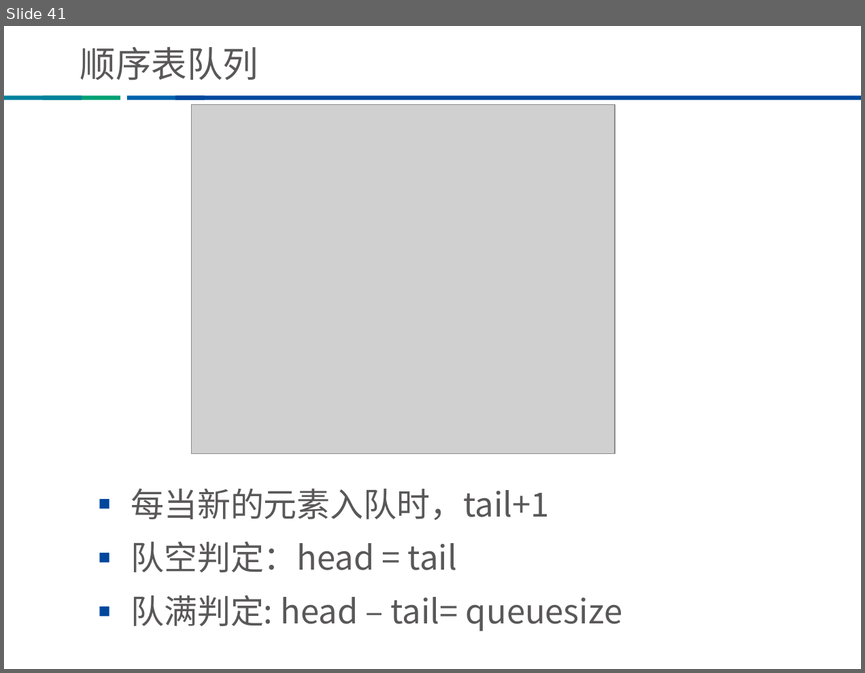
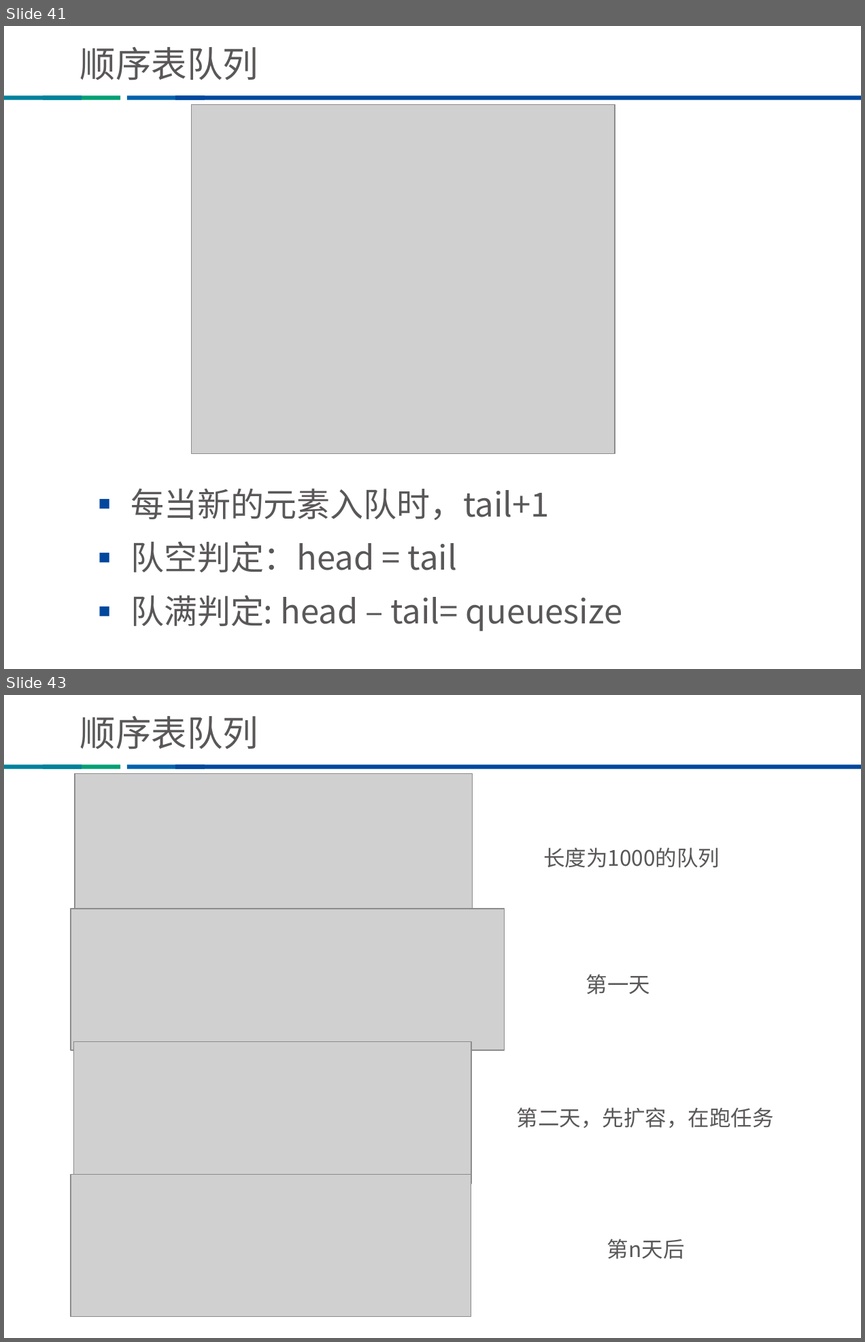
Before and after one commit to Tsaishichung/-, a slide deck: ppt/数据结构与算法分享/数据结构与算法（上）.ppt. Shown one above the other, each under a label of ours: slide 41 before the commit, slides 41 and 43 after it; the slides between them are not shown. The pictures are 865x673 and 865x1342 pixels, drawn with LibreOffice and Linux fonts; fonts in the diff are those of the drawing; grey boxes stand for pictures; background and template pictures are left out. Boxes give left, top, right and bottom in pixels: in the first picture for what was removed or moved away, otherwise in the second. Text is boxed around its words. In the diff, an @@ line names an element or a change of style, - is before the commit and + after.

```diff
--- a/ppt/数据结构与算法分享/数据结构与算法（上）.ppt
+++ b/ppt/数据结构与算法分享/数据结构与算法（上）.ppt
@@ slide 43 added at box(4, 695, 861, 1338), background #FFFFFF; not listed: 4 template elements that a slide beside it also shows @@
@@ title added at box(80, 716, 258, 749), 30 pt, text #595757 @@
+顺序表队列
@@ picture added at box(74, 773, 472, 915) @@
@@ text added at box(543, 847, 719, 868), 18 pt, text #595757 @@
+长度为1000的队列
@@ picture added at box(71, 909, 504, 1050) @@
@@ text added at box(586, 974, 650, 994), 18 pt, text #595757 @@
+第一天
@@ picture added at box(73, 1042, 471, 1183) @@
@@ text added at box(517, 1107, 774, 1127), 18 pt, text #595757 @@
+第二天，先扩容，在跑任务
@@ picture added at box(71, 1174, 471, 1315) @@
@@ text added at box(607, 1238, 685, 1259), 18 pt, text #595757 @@
+第n天后
```
Also in this commit, not shown: 2 slides changed, 3 other slides added, 1 other file.
